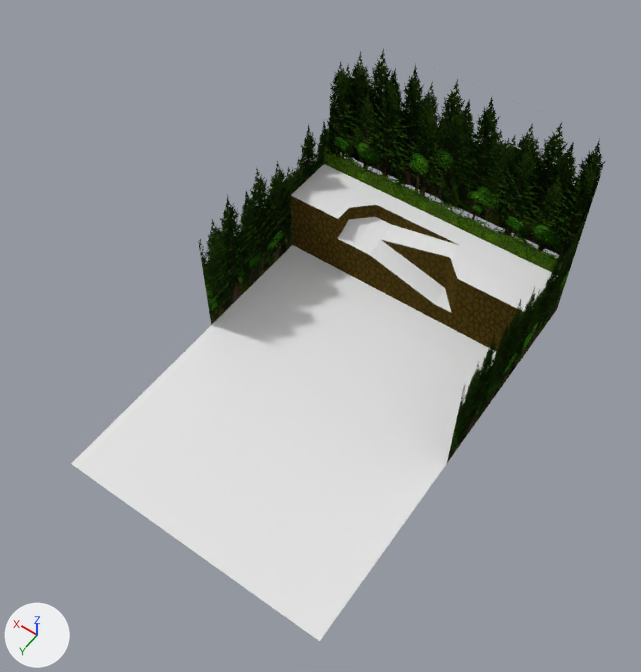
A saved change to the Blender file Blends/level-8.blend.
The view is the same before and after, from a camera (50 mm lens) standing at (-49.8, 77.2, 125.0) and looking at (-0.6, 8.4, 16.9). Every picture has the same lights, and +X, +Y and +Z are marked at lower left. The first picture is the older version.

Objects in the first picture: 'level-8', 'level-8-tree-wall'.
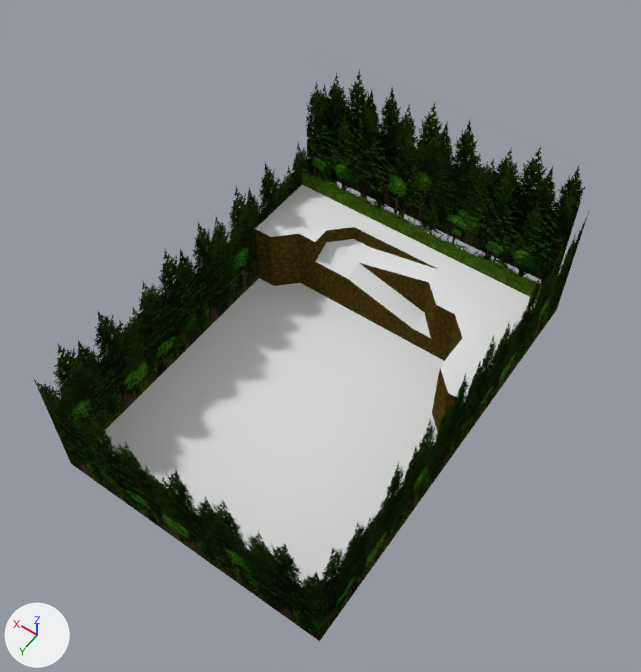
What differs and where, as boxes (x1, y1, x2, y2) in the pictures (641 x 672 px; the box of a moved part takes in the faces that stretch with it):
'level-8', reshaped: before (71, 164, 555, 641); after (100, 185, 536, 587)
'level-8-tree-wall', reshaped (37% wider, 38% taller): before (199, 49, 605, 463); after (34, 71, 589, 641)
part 1 of me_level_8, moved or reshaped: before (260, 164, 555, 444); after (255, 208, 495, 435)
part 2 of me_level_8, surface changed: before (291, 196, 524, 407); after (268, 196, 524, 352)
part 3 of me_level_8, recoloured: before (331, 288, 467, 407); after (331, 270, 413, 343)
part 4 of me_level_8, recoloured: before (291, 196, 524, 351); after (268, 196, 524, 338)
part 5 of me_level_8_tree_wall, moved or reshaped: before (329, 62, 597, 263); after (316, 71, 586, 280)
part 6 of me_level_8_tree_wall, moved or reshaped: before (340, 49, 605, 255); after (306, 82, 577, 288)
part 7 of me_level_8_tree_wall, moved or reshaped: before (324, 147, 563, 274); after (302, 168, 542, 300)
part 8 of me_level_8_tree_wall, moved or reshaped: before (199, 107, 587, 463); after (34, 133, 589, 641)

What the commit changed:
me_level_8 is used by ob_level_8; location (0.0, 0.0, 0.0).
me_level_8 had 214 vertices, 189 faces and spanned x -24.5..24.5, y -28.0..42.0, z 0.0..13.0.
me_level_8 now has 188 vertices, 168 faces and spans x -24.5..24.5, y -21.0..42.0, z 0.0..13.0.
Part 1, on me_level_8:
58 vertices are removed from x -24.5..24.5, y -28.0..0.0, z 0.0..13.0.
85 faces are deleted.
9 vertices in x -24.5..24.5, y -17.5..-10.5, z 0.0 move by (0.0, 7.0, 13.0).
7 vertices in x -7.0..24.5, y -17.5..-14.0, z 0.0..8.0 move by (0.0, 3.5, 5.0).
5 vertices in x 3.5..24.5, y -17.5..-10.5, z 0.0 move by (0.0, 3.5, 8.0).
5 vertices in x -24.5..10.5, y -17.5, z 0.0..4.0 move by (0.0, 3.5, 9.0).
3 vertices in x -3.5..3.5, y -17.5..-14.0, z 0.0..5.0 move by (0.0, 3.5, 7.0).
3 vertices in x -24.5..-7.0, y -14.0..0.0, z 0.0 move by (0.0, 3.5, 4.0).
11 vertices move from x -21.0..3.5, y -24.5..-3.5, z 0.0..11.0 to x -17.5..7.0, y -17.5..-3.5, z 4.0..13.0.
12 vertices are added at x -24.5..21.0, y -21.0..3.5, z 8.0..13.0.
10 new vertices lie (3.5, 0.0, 0.0) away from vertices in x -24.5..10.5, y -24.5..0.0, z 0.0..13.0.
10 new vertices lie (0.0, 3.5, 0.0) away from vertices in x -24.5..21.0, y -21.0..-3.5, z 0.0..13.0.
28 new faces join them, mat_dirt_wall (picture img_dirt_wall_png).
36 new faces join them, mat_terrain (its picture is missing).
me_level_8 part 2: 24 kept faces spanning x -24.5..24.5, y -17.5..-3.5, z 0.0..13.0 get new texture (UV) coordinates.
me_level_8 part 3: 6 faces spanning x -17.5..10.5, y -10.5..-3.5, z 0.0..8.0 switch from mat_terrain (its picture is missing) to mat_dirt_wall (picture img_dirt_wall_png).
me_level_8 part 4: 9 faces spanning x -24.5..24.5, y -17.5..-10.5, z 13.0 switch from mat_dirt_wall (picture img_dirt_wall_png) to mat_terrain (its picture is missing).
me_level_8_tree_wall is used by ob_level_8_tree_wall; location (0.0, 0.0, 0.0).
Verts and faces of me_level_8_tree_wall; kept vertices keep their numbers, new ones are numbered from 20.
Before the commit, vertices of me_level_8_tree_wall: 12 (-24.5, 7.0, 0.0) at pixel (446, 463), 13 (-24.5, 7.0, 26.0), 14 (-24.5, -32.4, 26.0) at pixel (590, 205), 15 (-24.5, -32.4, 0.0) at pixel (556, 309), 16 (24.5, 7.0, 0.0) at pixel (211, 325).
Before the commit, vertices of me_level_8_tree_wall: 17 (24.5, 7.0, 26.0), 18 (24.5, -32.4, 26.0), 19 (24.5, -32.4, 0.0).
me_level_8_tree_wall had 20 vertices, 5 faces and spanned x -24.5..24.5, y -32.4..7.0, z 0.0..39.0.
me_level_8_tree_wall now has 20 vertices, 6 faces and spans x -24.5..24.5, y -32.4..42.0, z 0.0..39.0.
me_level_8_tree_wall part 5: the loose piece of 4 vertices spanning x -24.5..24.5, y -29.6, z 13.0..39.0 is moved by (0.0, 4.2, 0.0), in mat_tree_wall_solid.
me_level_8_tree_wall part 6: the loose piece of 4 vertices spanning x -24.5..24.5, y -32.4, z 13.0..39.0 is moved by (0.0, 9.8, 0.0), in mat_tree_wall.
me_level_8_tree_wall part 7: the loose piece of 4 vertices spanning x -24.5..24.5, y -28.0, z 13.0..18.0 is moved by (0.0, 7.0, 0.0).
Part 8, on me_level_8_tree_wall:
Vertices deleted: 12, 13, 16, 17 (with the faces that use them).
New vertices 20 to 23 stand at vertices 14, 15, 18, 19, in that order, plus (0.0, 74.4, 0.0).
New faces: (14, 15, 21, 20), (18, 22, 23, 19), (20, 21, 23, 22) (mat_tree_wall_solid).
